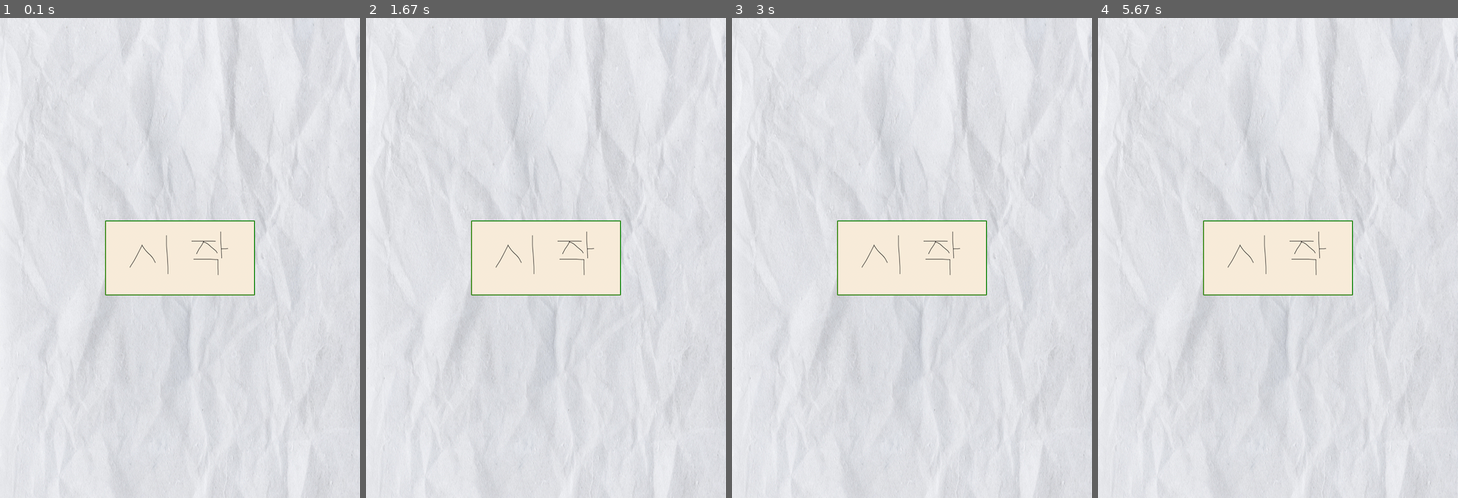
Above: before the commit, frames 1-4 (left to right).
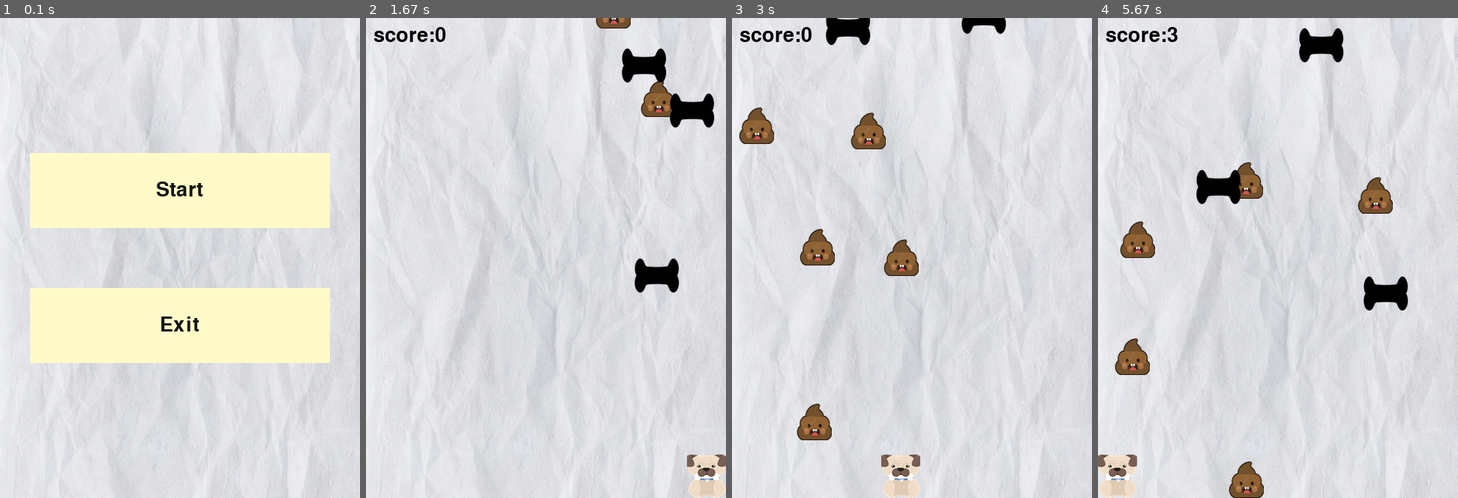
Above: after the commit, the same moments.

Repository: WKlee0607/pygame_pj
Game: pygame game, started from avoid_poop/avoid_poop.py
The game is run twice, just before and just after one commit, with the same random seed, the same clock (stepped at 60 frames per second) and the same inputs.
Inputs (mouse positions are in pixels of both pictures, inside the frame that each line leads up to):
- Up to frame 1 (0.1 s): no input
- Up to frame 2 (1.67 s): press the mouse at (546, 190) at 0.37 s; move the mouse to (585, 219) at 0.47 s; release the mouse at (628, 248) at 0.6 s; hold Right 0.67-1.13 s; move the mouse to (531, 128) at 0.7 s
- Up to frame 3 (3 s): hold Left 1.67-2.2 s; hold Left 2.23-2.63 s; hold Right from 2.67 s (still down)
- Up to frame 4 (5.67 s): release Right at 3.3 s; hold Left 3.33-3.8 s; hold Left 3.83-4.3 s; hold Right 4.33-4.8 s; hold Left 4.83-5.37 s

The runs differ from the first frame. In frame 1, 30% of the frame differs, in the area x 8-92%, y 28-72%; in frame 2, 9.4%; in frame 3, 9.9%; in frame 4, 11%.

Commit message:
upgrade btns
btns made by Class object and add functions of hover, pressed

Diff:
--- a/avoid_poop/avoid_poop.py
+++ b/avoid_poop/avoid_poop.py
@@ -1,7 +1,6 @@
 import os
 import pygame
 import random
-
 
 pygame.init()
 
@@ -14,35 +13,70 @@
 
 pygame.display.set_caption("Avoid Poop Game")
 
-
-# Yes, No, Start
-yes = pygame.image.load(os.path.join(images_path,"continue.png"))
-yes_size = yes.get_rect().size
-yes_width = yes_size[0]
-yes_height = yes_size[1]
-yes_rect = yes.get_rect()
-yes_rect.left = (screen_width-yes_width)/2
-yes_rect.top = (screen_height-yes_height)/3
-
-no = pygame.image.load(os.path.join(images_path,"exit.png"))
-no_size = no.get_rect().size
-no_width = no_size[0]
-no_height = no_size[1]
-no_rect = no.get_rect()
-no_rect.left = (screen_width-no_width)/2
-no_rect.top = 2*(screen_height-no_height)/3
-
-start = pygame.image.load(os.path.join(images_path,"start.png"))
-start_size = start.get_rect().size
-start_width = start_size[0]
-start_height = start_size[1]
-start_rect = start.get_rect()
-start_rect.left = (screen_width-start_width)/2
-start_rect.top = (screen_height-start_height)/2
-
-
 # FPS
 clock = pygame.time.Clock()
+
+# btn class
+class Btn:
+    def __init__(self,x,y,width,height,txt, onclick_fn):
+        self.x = x
+        self.y = y
+        self.width = width
+        self.height = height
+        self.txt = txt
+        self.onclick_fn = onclick_fn
+        self.fill_color = {
+            'normal': (255,250,200),
+            'hover' : '#666666',
+            'pressed' : '#333333'
+        }
+        self.btnSurface = pygame.Surface((self.width,self.height))
+        self.btnRect = pygame.Rect(self.x, self.y, self.width, self.height)
+        self.btnSurf = pygame.font.Font(None,40).render(self.txt, True, (20,20,20))
+
+    def process(self):
+        mousePos = pygame.mouse.get_pos()
+        self.btnSurface.fill(self.fill_color['normal'])
+        if self.btnRect.collidepoint(mousePos): # hover
+            self.btnSurface.fill(self.fill_color['hover'])
+            if pygame.mouse.get_pressed(num_buttons=3)[0]: # pressed
+                self.btnSurface.fill(self.fill_color['pressed'])
+                self.onclick_fn()
+
+        self.btnSurface.blit(self.btnSurf, (
+            self.btnRect.width/2 - self.btnSurf.get_rect().width/2,
+            self.btnRect.height/2 - self.btnSurf.get_rect().height/2
+        ))
+        screen.blit(self.btnSurface, self.btnRect)
+
+# onclick_fns
+def ext_fn():
+    global running
+    running = False
+
+def start_fn():
+    global start_y, gaming
+    start_y = False
+    gaming = True
+
+def yes_fn():
+    global enemy_list, zem_list, to_x, character_x_pos, count, continue_running, gaming
+    for enemy in enemy_list:
+        enemy.y_pos = random.randint(-3*screen_height, -2*screen_height)
+    for zem in zem_list:
+        zem.y_pos = random.randint(-3*screen_height, -2*screen_height)
+    to_x = 0
+    character_x_pos = (screen_width-character_width)/2
+    # 초기화
+    count = 0
+    continue_running = False
+    gaming = True
+
+# btn objects
+start = Btn((screen_width-400)/2,(screen_height-100)/3,400,100,'Start',start_fn)
+ext = Btn((screen_width-400)/2,2*(screen_height-100)/3,400,100,'Exit', ext_fn)
+yes = Btn((screen_width-400)/2,(screen_height-100)/3,400,100,'Continue',yes_fn)
+
 
 # character
 character = pygame.image.load(os.path.join(images_path,"dog.png"))
@@ -105,38 +139,6 @@
         if event.type == pygame.KEYUP:
             if event.key == pygame.K_LEFT or event.key == pygame.K_RIGHT:
                 to_x = 0
-        # MouseBtnClick - MouseBtnDown
-        if event.type == pygame.MOUSEBUTTONDOWN:
-            # continue일 때,
-            if continue_running:
-                # continue 버튼 눌렀을 때
-                if yes_rect.collidepoint(pygame.mouse.get_pos()) and event.button == 1:
-                    print("Continue")
-                    # enemy 초기화
-                    for enemy in enemy_list:
-                        enemy.y_pos = random.randint(-3*screen_height, -2*screen_height)
-                    # zem 초기화
-                    for zem in zem_list:
-                        zem.y_pos = random.randint(-3*screen_height, -2*screen_height)
-                    # character 초기화
-                    to_x = 0
-                    character_x_pos = (screen_width-character_width)/2
-                    # 초기화
-                    count = 0
-                    continue_running = False
-                    gaming = True
-
-                # 나가기 버튼 눌렀을 때
-                if no_rect.collidepoint(pygame.mouse.get_pos()) and event.button == 1:
-                    print("Exit")
-                    running = False
-            if start_y:
-                # start 여부
-                if start_rect.collidepoint(pygame.mouse.get_pos()) and event.button == 1:
-                    # start 버튼 눌렀을 때
-                    print("Start")
-                    start_y = False
-                    gaming = True
 
     # gaming 일 때  처리
     if gaming:
@@ -206,13 +208,14 @@
     if continue_running:
         # continue_running 그리기
         score = game_font.render("score:" + str(count),True,(0,0,0))
-        screen.blit(yes,(yes_rect.left,yes_rect.top))
-        screen.blit(no,(no_rect.left,no_rect.top))
+        yes.process()
+        ext.process()
         screen.blit(score, ((screen_width-score.get_rect().size[0])/2,screen_height/5)) # score 그리기
 
     if start_y:
         # start 그리기
-        screen.blit(start,(start_rect.left,start_rect.top))
+        start.process()
+        ext.process()
 
     pygame.display.update()
 
